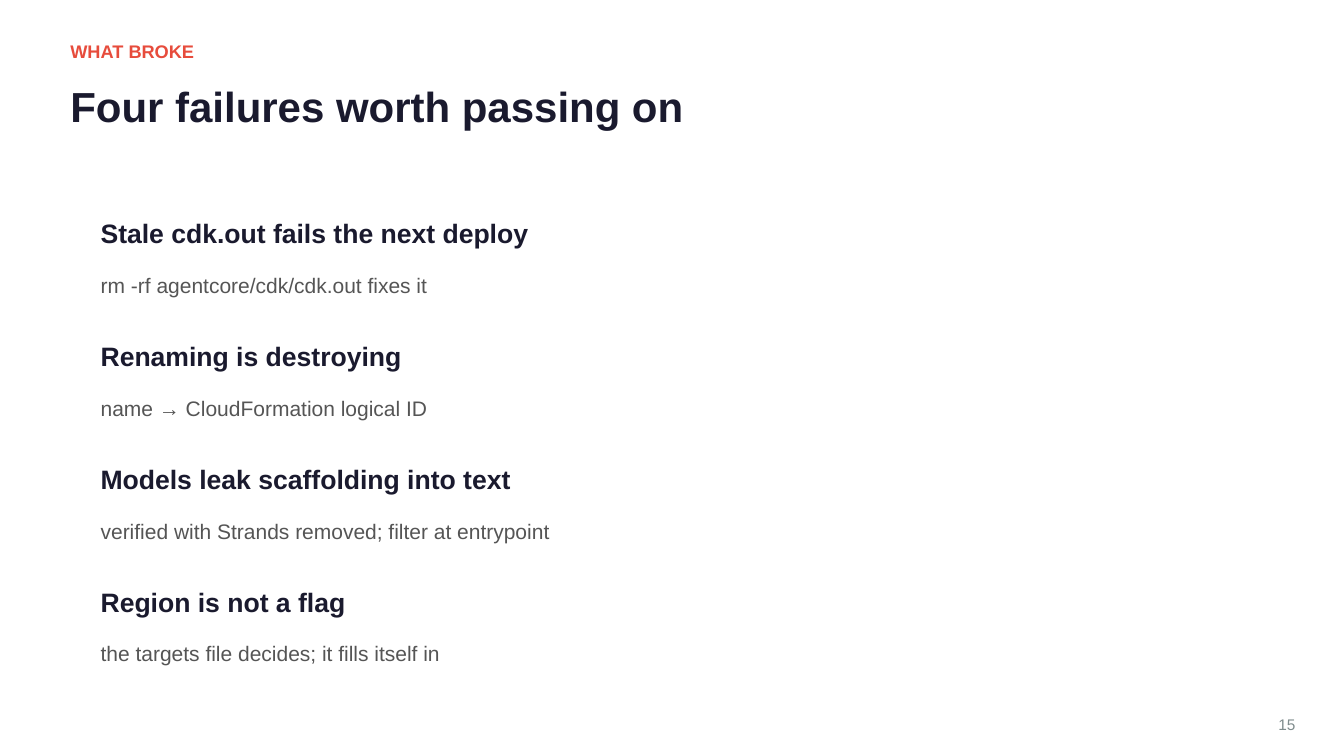
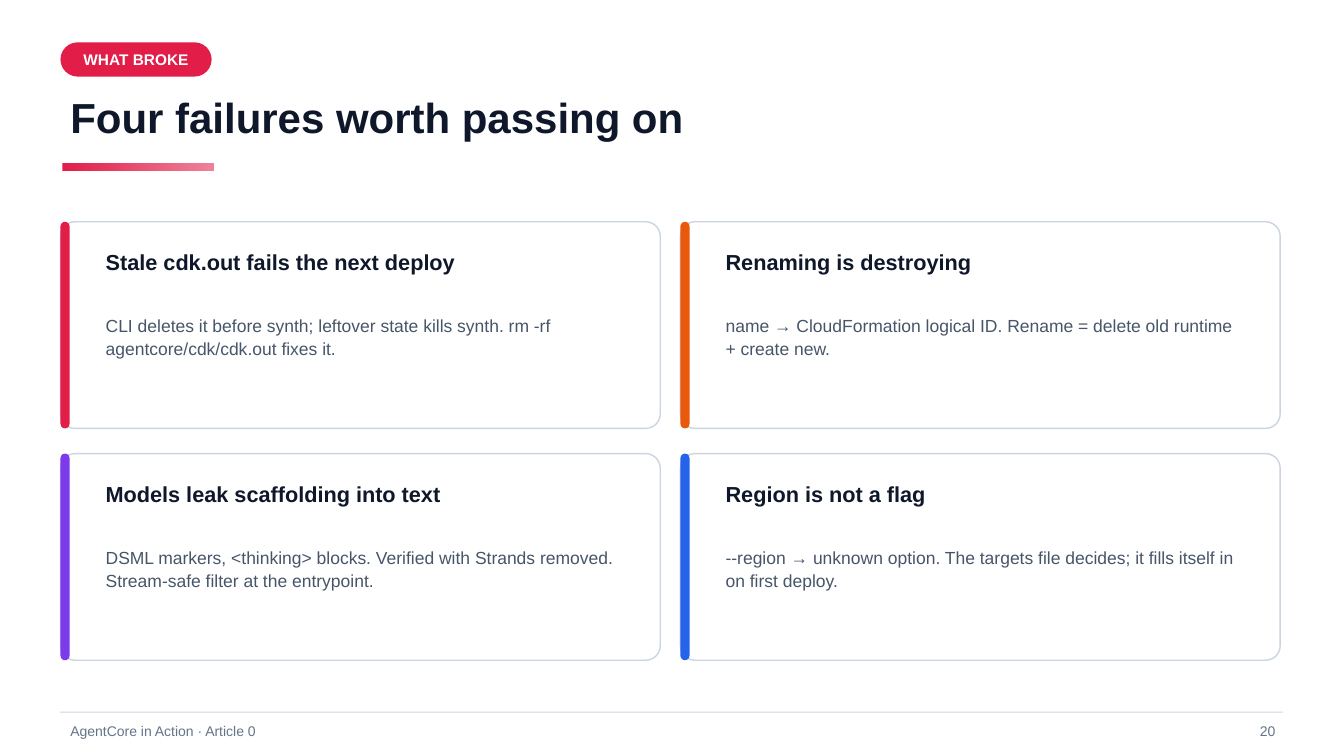
Before and after one commit to pinxiong/bedrock-agentcore-in-action, a slide deck: slide 20 of articles/decks/aws-agentcore-under-the-hood.pptx (slide 15 before the commit). Drawn at 1344x756 pixels with LibreOffice and Linux fonts; fonts in the diff are those of the drawing. Boxes give left, top, right and bottom in pixels: in the first picture for what was removed or moved away, otherwise in the second. Text is boxed around its words. In the diff, an @@ line names an element or a change of style, - is before the commit and + after.

Commit message:
a0 revision v2: vivid design system, env-first step-by-step structure, screenshot spots
- figures: 8 figures (new F0 command map), vivid palette, shadows, gradients,
  8 distinct layouts; reused across en/zh articles and deck
- en article: env checklist up front, steps 1-5 with real commands+outputs,
  6 screenshot spots, sanitized account id
- zh article: same structure, same figures, screenshot spots
- deck: 23 slides, dark gradient title/divider/closing slides, kicker chips,
  accent underlines, dark code panels, LIVE DEMO chips, number badges
- PLAN.md: v2 figure/ppt specs + screenshot-spot convention

```diff
--- a/articles/decks/aws-agentcore-under-the-hood.pptx
+++ b/articles/decks/aws-agentcore-under-the-hood.pptx
@@ rounded rectangle "WHAT BROKE" resized from (x1=70, y1=45, x2=195, y2=58) to (x1=60, y1=42, x2=212, y2=77) @@
@@ rounded rectangle "WHAT BROKE" at (x1=60, y1=42, x2=212, y2=77): size 13 to 11 pt, text colour #E74C3C to #FFFFFF; alignment left to centre; vertical alignment top to middle; fill none to #E11D48 @@
@@ text "Four failures worth passing on" moved from (x1=70, y1=91, x2=683, y2=131) to (x1=70, y1=102, x2=683, y2=142) @@
@@ text "Four failures worth passing on" at (x1=70, y1=102, x2=683, y2=142): text colour #1A1A2E to #0F172A @@
@@ rectangle added at (x1=63, y1=163, x2=214, y2=170), fill gradient #E11D48 to #EE829A @@
@@ rounded rectangle added at (x1=60, y1=222, x2=660, y2=429), fill #FFFFFF, outline #CBD5E1 1 pt @@
@@ rounded rectangle added at (x1=60, y1=222, x2=70, y2=429), fill #E11D48 @@
@@ rounded rectangle added at (x1=681, y1=222, x2=1280, y2=429), fill #FFFFFF, outline #CBD5E1 1 pt @@
@@ rounded rectangle added at (x1=681, y1=222, x2=690, y2=429), fill #EA580C @@
@@ text "Stale cdk.out fails the next ..." moved from (x1=101, y1=223, x2=529, y2=248) to (x1=106, y1=254, x2=455, y2=275) @@
@@ text "Renaming is destroying" moved from (x1=101, y1=346, x2=402, y2=371) to (x1=726, y1=254, x2=971, y2=275) @@
@@ text at (x1=106, y1=319, x2=550, y2=359): text changed; size 15 to 12.5 pt; text colour #555555 to #475569 @@
-rm -rf agentcore/cdk/cdk.out fixes it
+CLI deletes it before synth; leftover state kills synth. rm -rf agentcore/cdk/cdk.out fixes it.
@@ text added at (x1=726, y1=319, x2=1232, y2=355), 12.5 pt, text #475569 @@
+name → CloudFormation logical ID. Rename = delete old runtime + create new.
@@ text removed at (x1=101, y1=401, x2=427, y2=420) @@
-name → CloudFormation logical ID
@@ rounded rectangle added at (x1=60, y1=454, x2=660, y2=660), fill #FFFFFF, outline #CBD5E1 1 pt @@
@@ rounded rectangle added at (x1=60, y1=454, x2=70, y2=660), fill #7C3AED @@
@@ text "Models leak scaffolding into text" moved from (x1=101, y1=469, x2=510, y2=494) to (x1=106, y1=486, x2=441, y2=507) @@
@@ rounded rectangle added at (x1=681, y1=454, x2=1280, y2=660), fill #FFFFFF, outline #CBD5E1 1 pt @@
@@ rounded rectangle added at (x1=681, y1=454, x2=690, y2=660), fill #2563EB @@
@@ size 19 to 15.5 pt, text colour #1A1A2E to #0F172A in 4 elements at (x1=106, y1=486, x2=441, y2=507), (x1=106, y1=254, x2=455, y2=275), (x1=726, y1=254, x2=971, y2=275), (x1=726, y1=486, x2=926, y2=507) @@
@@ text "Region is not a flag" moved from (x1=101, y1=592, x2=345, y2=617) to (x1=726, y1=486, x2=926, y2=507) @@
@@ text at (x1=106, y1=551, x2=613, y2=591): text changed; size 15 to 12.5 pt; text colour #555555 to #475569 @@
-verified with Strands removed; filter at entrypoint
+DSML markers, <thinking> blocks. Verified with Strands removed. Stream-safe filter at the entrypoint.
@@ text at (x1=726, y1=551, x2=1234, y2=591): text changed; size 15 to 12.5 pt; text colour #555555 to #475569 @@
-the targets file decides; it fills itself in
+--region → unknown option. The targets file decides; it fills itself in on first deploy.
@@ rectangle added at (x1=60, y1=712, x2=1284, y2=713), fill #CBD5E1 @@
@@ text removed at (x1=1278, y1=719, x2=1295, y2=730) @@
-15
@@ text added at (x1=70, y1=726, x2=256, y2=739), 10 pt, text #64748B @@
+AgentCore in Action · Article 0
@@ text added at (x1=1260, y1=726, x2=1276, y2=736), 10 pt, text #64748B @@
+20
```
Also in this commit, not shown: 10 other slides changed, 12 slides added, 6 slides removed, 21 other files.
